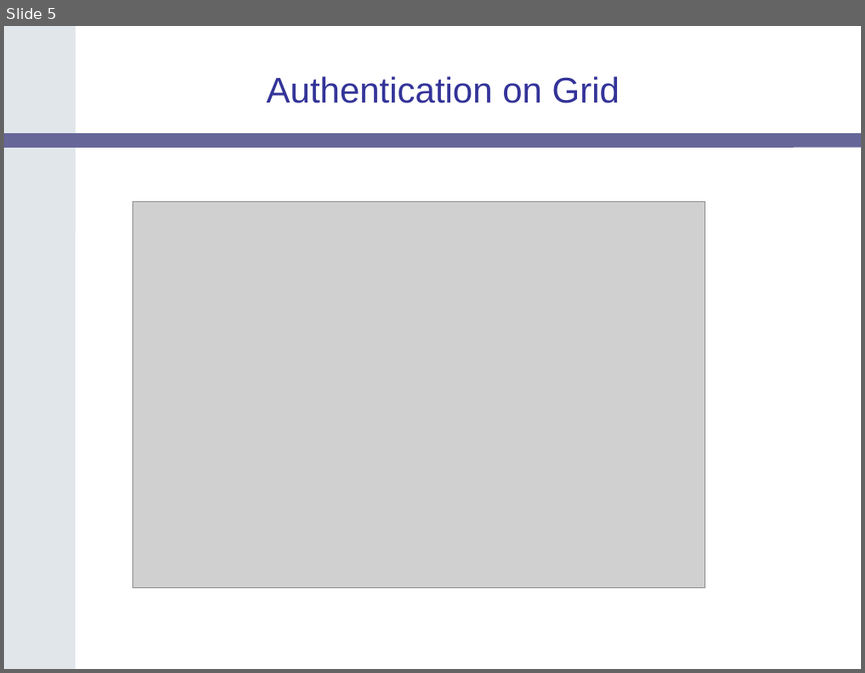
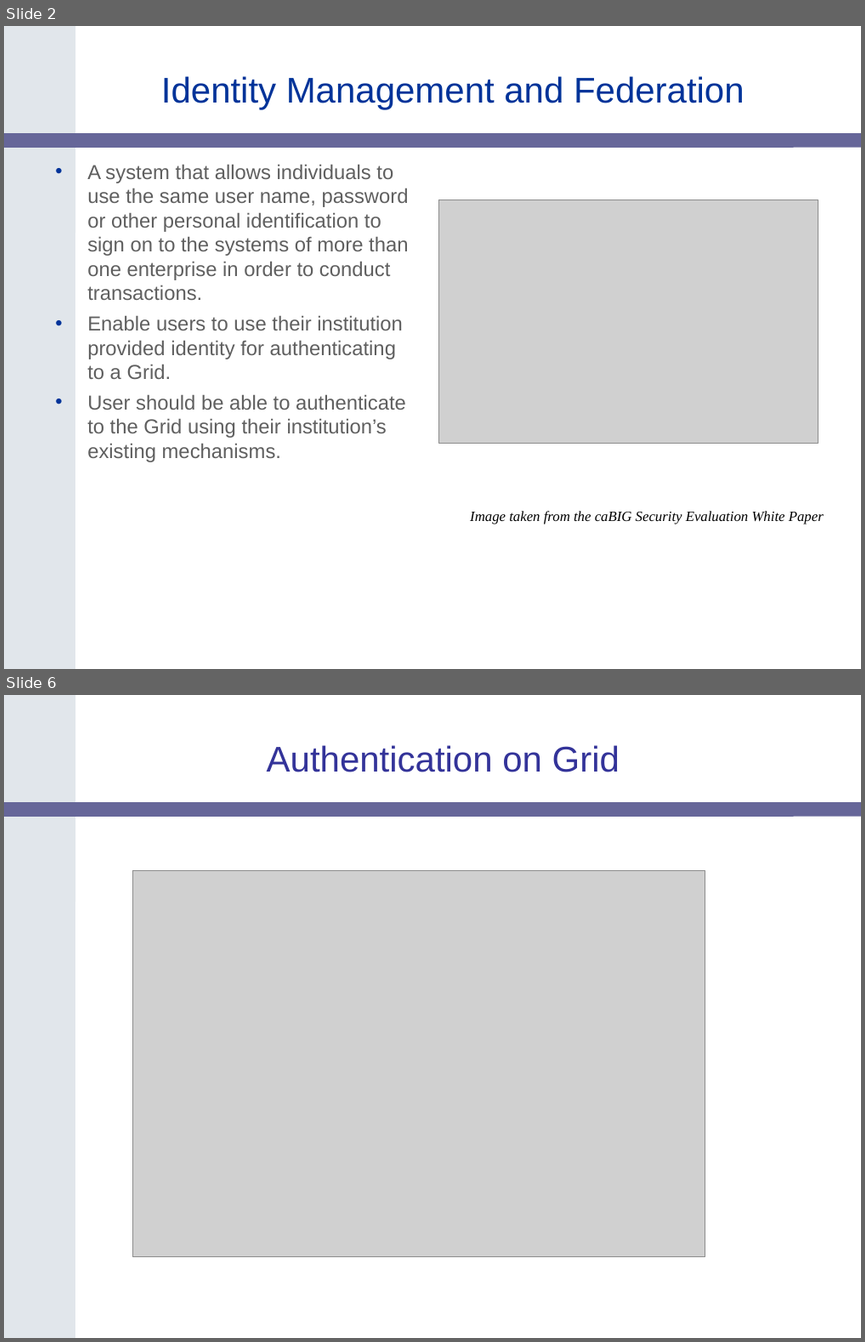
Before and after one commit to NCIP/cagrid-portal, a slide deck: cagrid-1-0/Documentation/presentations/imf-wg/IDP_Design.ppt. Shown one above the other, each under a label of ours: slide 5 before the commit, slides 2 and 6 after it; the slides between them are not shown. The pictures are 865x673 and 865x1342 pixels, drawn with LibreOffice and Linux fonts; fonts in the diff are those of the drawing; grey boxes stand for pictures; background and template pictures are left out. Boxes give left, top, right and bottom in pixels: in the first picture for what was removed or moved away, otherwise in the second. Text is boxed around its words. In the diff, an @@ line names an element or a change of style, - is before the commit and + after.

```diff
--- a/cagrid-1-0/Documentation/presentations/imf-wg/IDP_Design.ppt
+++ b/cagrid-1-0/Documentation/presentations/imf-wg/IDP_Design.ppt
@@ slide 2 added at (4,26,861,669), background #FFFFFF; not listed: 2 template elements that a slide beside it also shows @@
@@ title added at (161,76,744,110), 30 pt, text #003399 @@
+Identity Management and Federation
@@ text added at (87,164,409,462), 17 pt, text #5F5F5F @@
+• A system that allows individuals to use the same user name, password or other personal identification to sign on to the systems of more than one enterprise in order to conduct transactions.
+• Enable users to use their institution provided identity for authenticating to a Grid.
+• User should be able to authenticate to the Grid using their institution’s existing mechanisms.
@@ picture added at (439,199,818,442) @@
@@ text added at (470,510,823,524), 12 pt, text #000000, italic @@
+Image taken from the caBIG Security Evaluation White Paper
@@ what was slide 5 is now slide 6 @@
```
Also in this commit, not shown: 3 slides changed, 1 other slide added, 1 slide removed.
